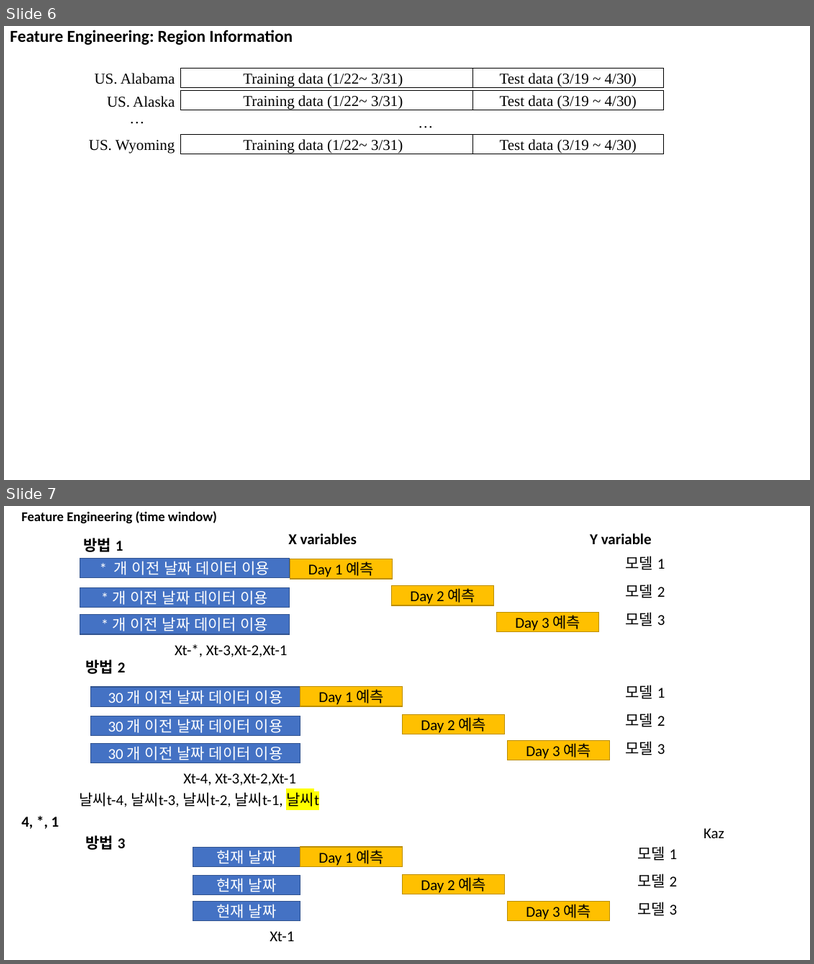
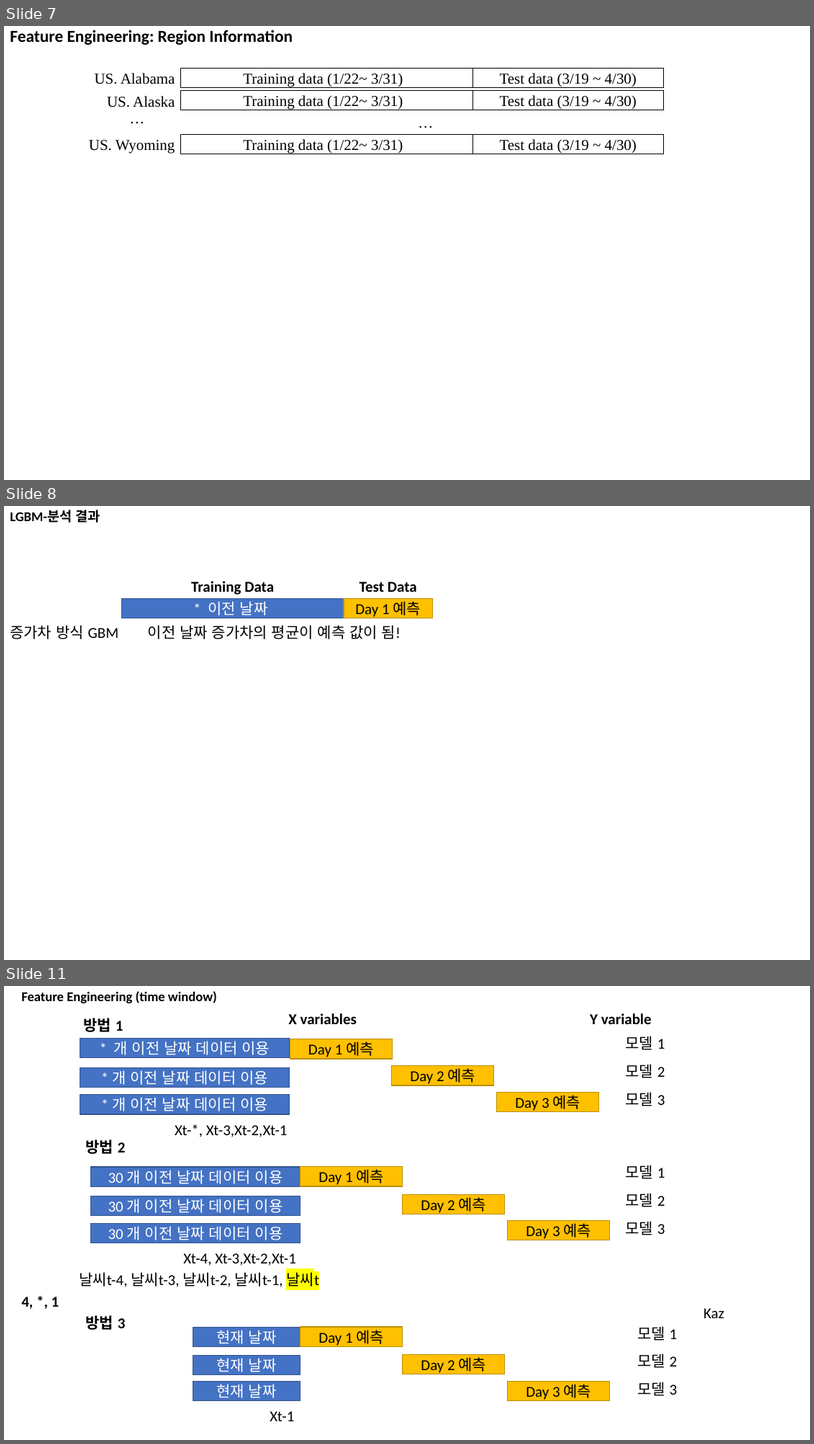
Before and after one commit to pcyoung75/GlobalForecasting, a slide deck: doc/Paper Images.pptx. Shown one above the other, each under a label of ours: slides 6 and 7 before the commit, slides 7, 8 and 11 after it; the slides between them are not shown. The pictures are 814x964 and 814x1444 pixels, drawn with LibreOffice and Linux fonts; fonts in the diff are those of the drawing. Boxes give left, top, right and bottom in pixels: in the first picture for what was removed or moved away, otherwise in the second. Text is boxed around its words. In the diff, an @@ line names an element or a change of style, - is before the commit and + after.

```diff
--- a/doc/Paper Images.pptx
+++ b/doc/Paper Images.pptx
@@ slide 8 added at bbox=[4, 506, 810, 960], background #FFFFFF @@
@@ text added at bbox=[10, 510, 100, 523], 16 pt, text #000000, bold @@
+LGBM-분석 결과
@@ text added at bbox=[191, 581, 274, 595], 18 pt, text #000000, bold @@
+Training Data
@@ text added at bbox=[360, 582, 417, 592], 18 pt, text #000000, bold @@
+Test Data
@@ rectangle added at bbox=[122, 599, 344, 618], fill #4472C4, outline #325491 1 pt, 18 pt, text #FFFFFF @@
+* 이전 날짜
@@ rectangle added at bbox=[344, 599, 433, 618], fill #FFC000, outline #BD8E00 1 pt, 18 pt, text #000000 @@
+Day 1 예측
@@ text added at bbox=[10, 625, 119, 639], 18 pt, text #000000 @@
+증가차 방식 GBM
@@ text added at bbox=[148, 625, 401, 639], 18 pt, text #000000 @@
+이전 날짜 증가차의 평균이 예측 값이 됨!
@@ what was slide 6 is now slide 7 @@
@@ what was slide 7 is now slide 11 @@
```
Also in this commit, not shown: 4 slides changed, 19 other slides added, 12 slides removed, 44 other files.
